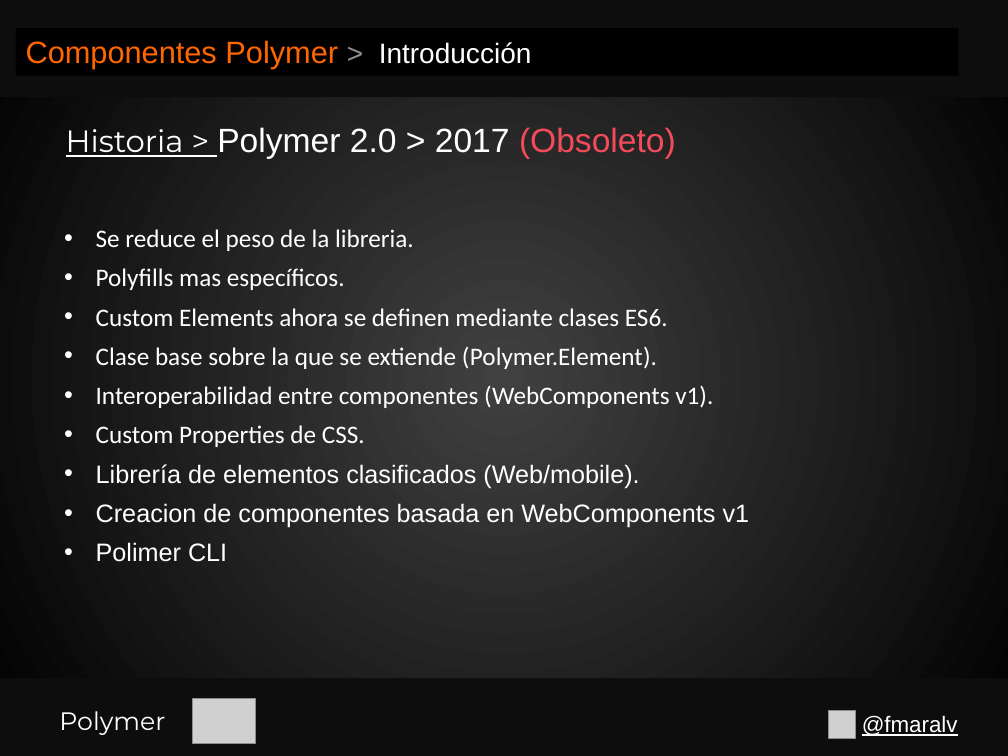
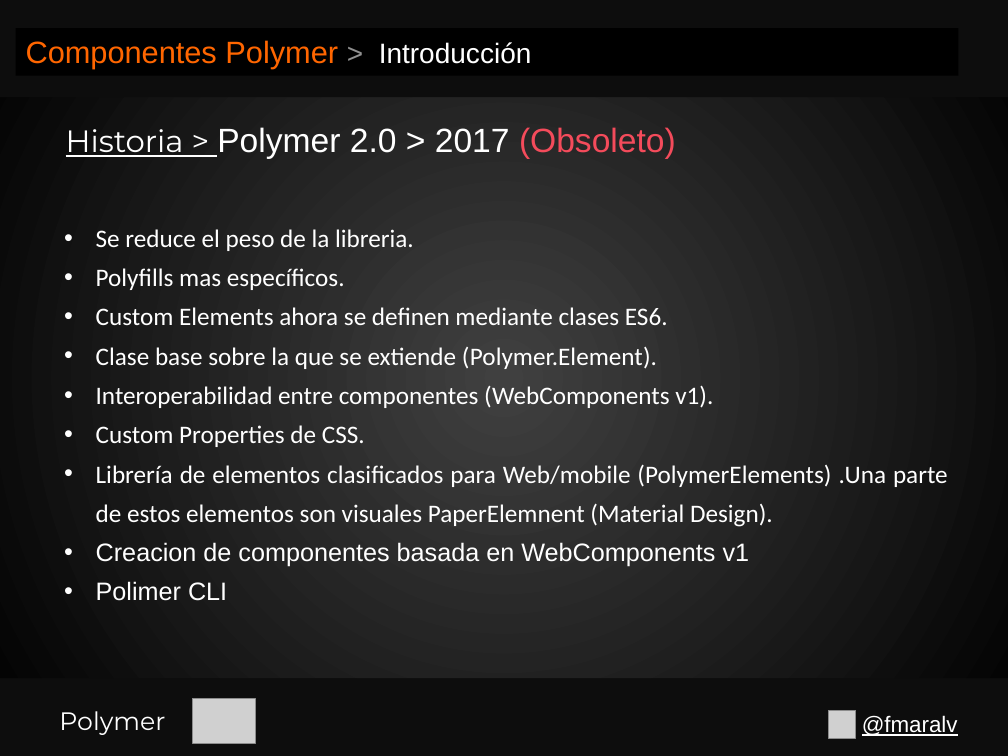
Before and after one commit to fmaralv/Presentacion, a slide deck: slide 48 of Polymer.pptx. Drawn at 1008x756 pixels with LibreOffice and Linux fonts; fonts in the diff are those of the drawing; grey boxes stand for pictures. Boxes give left, top, right and bottom in pixels: in the first picture for what was removed or moved away, otherwise in the second. Text is boxed around its words. In the diff, an @@ line names an element or a change of style, - is before the commit and + after.

```diff
--- a/Polymer.pptx
+++ b/Polymer.pptx
@@ text at [96,464,948,527]: text changed; font Arial to Calibri @@
-• Librería de elementos clasificados (Web/mobile).
+• Librería de elementos clasificados para Web/mobile (PolymerElements) .Una parte de estos elementos son visuales PaperElemnent (Material Design).
```
Also in this commit, not shown: 5 other slides changed, 17 slides added.
